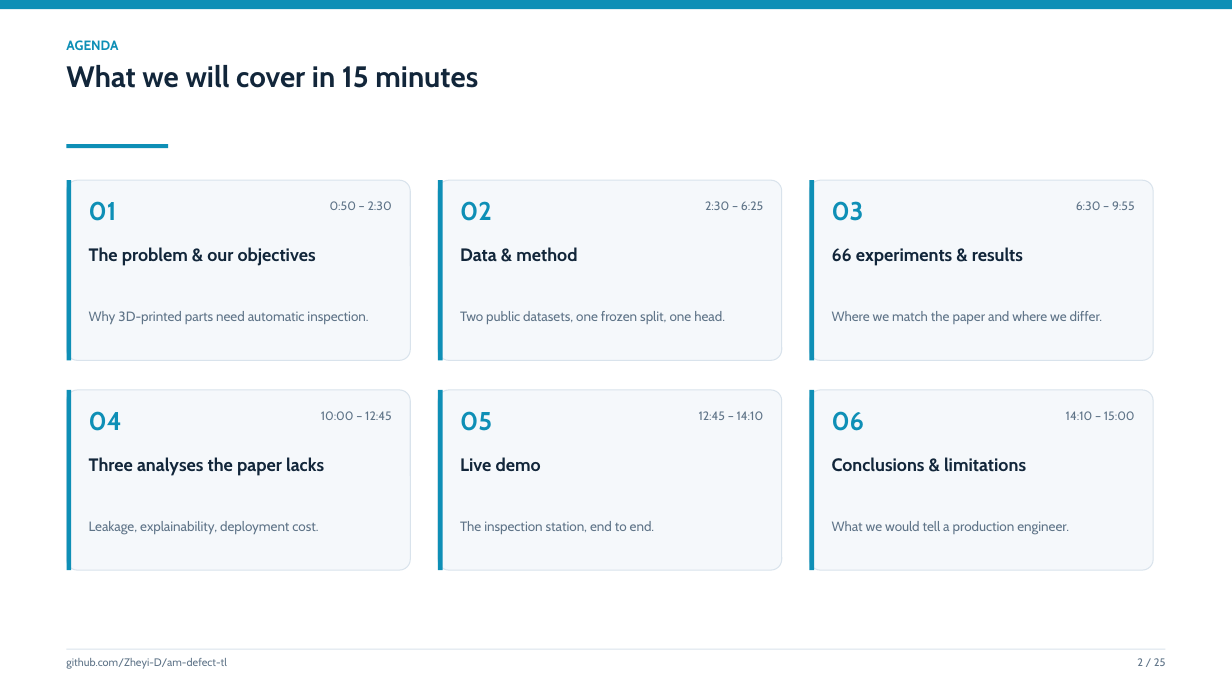
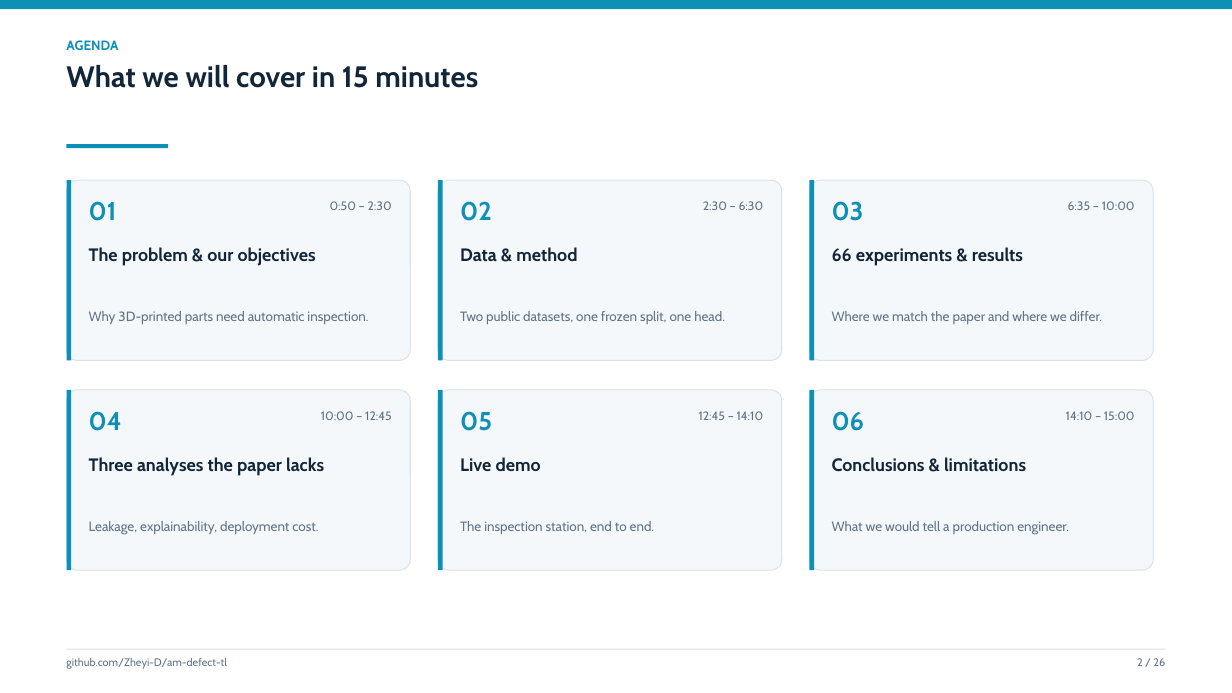
Before and after one commit to Zheyi-D/am-defect-tl, a slide deck: slide 2 of reports/slides_draft.pptx. Drawn at 1232x693 pixels with LibreOffice and Linux fonts; fonts in the diff are those of the drawing. Boxes give left, top, right and bottom in pixels: in the first picture for what was removed or moved away, otherwise in the second. Text is boxed around its words. In the diff, an @@ line names an element or a change of style, - is before the commit and + after.

```diff
--- a/reports/slides_draft.pptx
+++ b/reports/slides_draft.pptx
@@ text at (703,201,764,210): text changed @@
-2:30 – 6:25
+2:30 – 6:30
@@ text at (1068,201,1135,210): text changed @@
-6:30 – 9:55
+6:35 – 10:00
@@ text at (1137,658,1165,666): text changed @@
-2 / 25
+2 / 26
```
Also in this commit, not shown: 22 other slides changed, 2 slides added, 1 slide removed, 2 other files.
